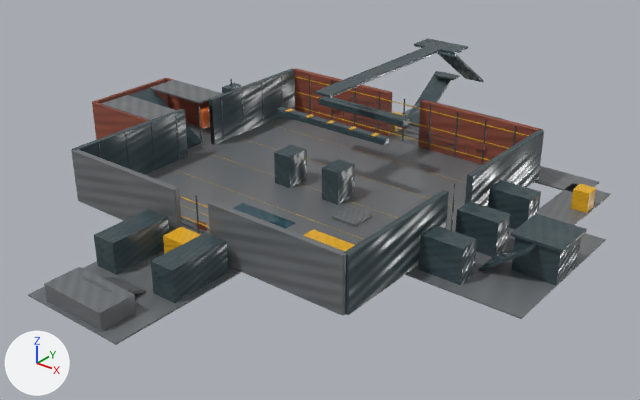
Two versions of the Blender file stw-o3de/Project/Assets/IndustrialYard/STW_INDUSTRIAL_YARD_01/Environment/STW_INDUSTRIAL_YARD_01.blend, one commit apart.
Camera for both pictures: a 50 mm camera at (37.6, -46.3, 28.0) aimed at (1.4, -1.1, 0.0). Lighting does not change. The marker at lower left points along +X, +Y and +Z. The older version comes first.

The first picture shows 'containerhof_ground', 'dock_platform', 'east_steel_facade_left', 'north_brick_facade_right', 'south_concrete_facade_left', 'south_concrete_facade_right', 'truck_trailer_a', 'truck_trailer_b', 'verladezone_ground', 'west_steel_facade_left', 'west_steel_facade_right', 'wet_concrete_deck' and 61 more.
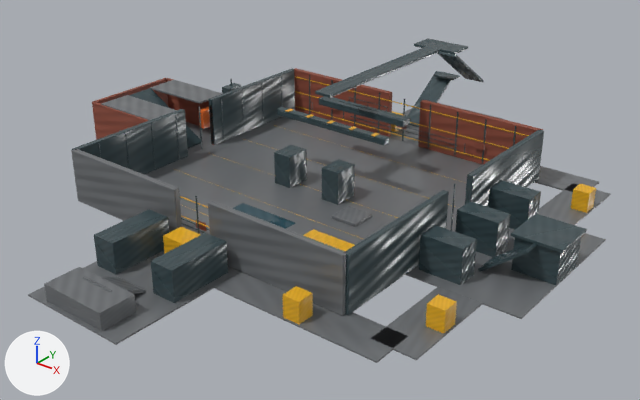
Patch to the scene script:
```diff
--- a/stw-o3de/Project/Assets/IndustrialYard/STW_INDUSTRIAL_YARD_01/Environment/STW_INDUSTRIAL_YARD_01.blend.py
+++ b/stw-o3de/Project/Assets/IndustrialYard/STW_INDUSTRIAL_YARD_01/Environment/STW_INDUSTRIAL_YARD_01.blend.py
@@ ob_connector_se_cover_b @@
+ob_connector_se_cover_b = bpy.data.objects.new('connector_se_cover_b', me_cube_182.copy())  # the mesh of ob_connector_ne_cover_a
+ob_connector_se_cover_b.location = (10.0, -13.8, 0.75)
+_m = ob_connector_se_cover_b.modifiers.new('ProductionEdgeBevel', 'BEVEL')
+_m.width = 0.012
+_m.width_pct = 0.012
+_m.segments = 2
@@ ob_connector_se_cover_a @@
+ob_connector_se_cover_a = bpy.data.objects.new('connector_se_cover_a', me_cube_182.copy())  # the mesh of ob_connector_ne_cover_a
+ob_connector_se_cover_a.location = (16.8, -9.5, 0.75)
+_m = ob_connector_se_cover_a.modifiers.new('ProductionEdgeBevel', 'BEVEL')
+_m.width = 0.012
+_m.width_pct = 0.012
+_m.segments = 2
@@ ob_connector_se_ground_b @@
+ob_connector_se_ground_b = bpy.data.objects.new('connector_se_ground_b', me_cube_181.copy())  # the mesh of ob_connector_ne_ground_b
+ob_connector_se_ground_b.location = (10.0, -13.0, -0.05)
+_m = ob_connector_se_ground_b.modifiers.new('ProductionEdgeBevel', 'BEVEL')
+_m.width = 0.012
+_m.width_pct = 0.012
+_m.segments = 2
@@ ob_connector_se_ground_a @@
+ob_connector_se_ground_a = bpy.data.objects.new('connector_se_ground_a', me_cube_180.copy())  # the mesh of ob_connector_ne_ground_a
+ob_connector_se_ground_a.location = (16.0, -9.5, -0.05)
+_m = ob_connector_se_ground_a.modifiers.new('ProductionEdgeBevel', 'BEVEL')
+_m.width = 0.012
+_m.width_pct = 0.012
+_m.segments = 2
```

Location of each change, [x1, y1, x2, y2] in pixels of the pictures (640 x 400 px):
'connector_se_ground_b', added: after [214, 272, 406, 363]
'connector_se_ground_a', added: after [371, 286, 482, 360]
'connector_se_cover_a', added (orange): after [426, 294, 457, 333]
'connector_se_cover_b', added (orange): after [283, 286, 313, 324]
